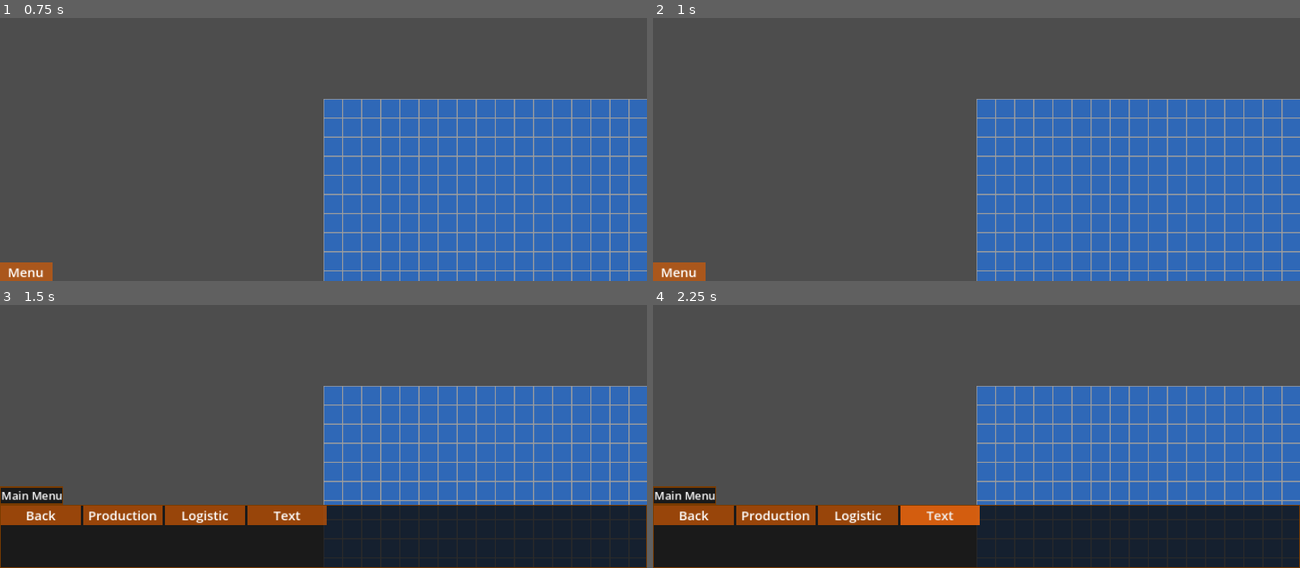
Above: before the commit, frames 1-4 (two rows, left to right).
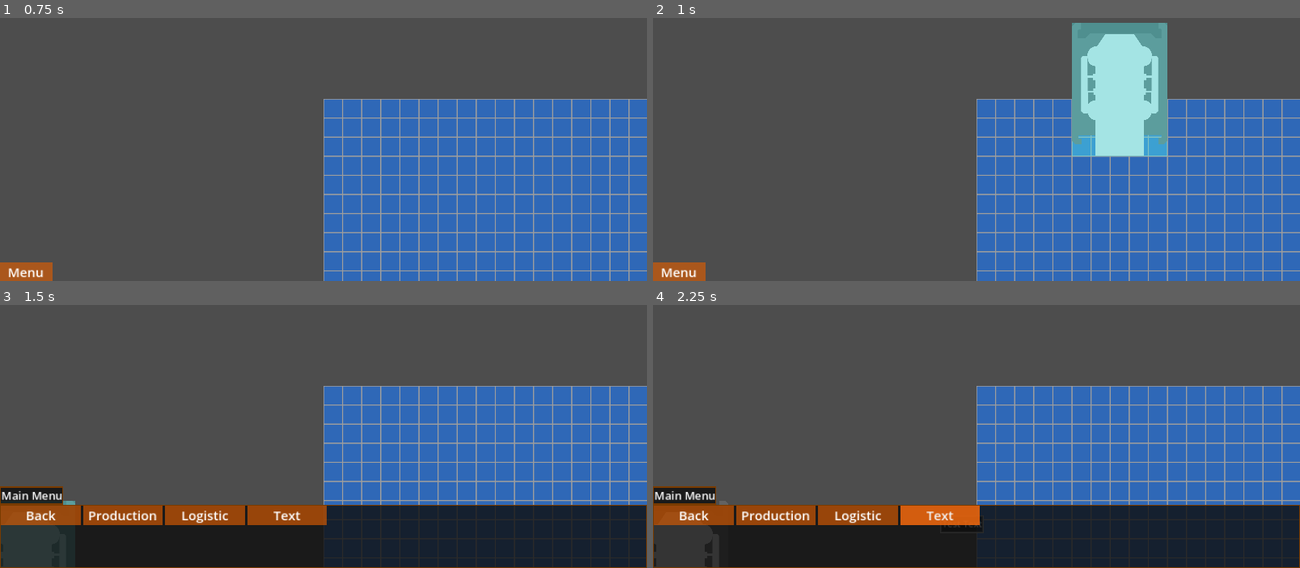
Above: after the commit, the same moments.

Repository: KadseLover/KadsePD-V2
Game: Godot game, scene res://Scenes/print.tscn
Same seed, same stepped clock (60 frames per second), same inputs: the game is played once before the commit and once after it.
Inputs (mouse positions are in pixels of both pictures, inside the frame that each line leads up to):
- Up to frame 1 (0.75 s): tap Enter at 0.5 s; move the mouse to (465, 81) at 0.52 s; press the mouse at (465, 81) at 0.53 s
- Up to frame 2 (1 s): tap C (Constructor, bound only after the commit) at 0.8 s
- Up to frame 3 (1.5 s): release the mouse at (465, 368) at 1.25 s; click "Menu" at 1.25 s
- Up to frame 4 (2.25 s): click "Text" at 2 s

Frame 1 is identical in both runs. In frame 2, 7.5% of the frame differs, in the area x 64-80%, y 1-53%; in frame 3, 1.5%; in frame 4, 1.4%.

Commit message:
Context
+ Context Menu
+ Text
+ Text Edit

Diff:
--- a/kpd/Scenes/print.tscn
+++ b/kpd/Scenes/print.tscn
@@ -1,12 +1,13 @@
-[gd_scene load_steps=19 format=3 uid="uid://bmafffcarojsq"]
+[gd_scene load_steps=20 format=3 uid="uid://bmafffcarojsq"]
 
 [ext_resource type="Script" path="res://Scripts/print.gd" id="1_t1psh"]
 [ext_resource type="Texture2D" uid="uid://c1a07canohjxf" path="res://Assets/Anderes/Sub-Found.png" id="1_v27ud"]
 [ext_resource type="Script" path="res://Scripts/map.gd" id="2_pmsod"]
-[ext_resource type="Script" path="res://Scripts/camera.gd" id="3_37iuq"]
+[ext_resource type="Script" path="res://Scripts/Menus/camera.gd" id="4_shos3"]
 [ext_resource type="Theme" uid="uid://dj32msjjeg33q" path="res://Assets/Anderes/Theme.tres" id="4_yi8w6"]
-[ext_resource type="Script" path="res://Scripts/Menu.gd" id="5_8hfqu"]
+[ext_resource type="Script" path="res://Scripts/Menus/Menu.gd" id="6_g75uk"]
 [ext_resource type="Texture2D" uid="uid://wwiydl0vwgb7" path="res://Assets/Anderes/Ramen.png" id="7_c5o0u"]
+[ext_resource type="Script" path="res://Scripts/Menus/con_menu.gd" id="8_eao22"]
 
 [sub_resource type="TileSetAtlasSource" id="TileSetAtlasSource_h4i4w"]
 texture = ExtResource("1_v27ud")
@@ -56,11 +57,9 @@
 z_index = -1
 tile_set = SubResource("TileSet_kjn6e")
 script = ExtResource("2_pmsod")
-height = 200
-breite = 200
 
 [node name="Camera2D" type="Camera2D" parent="."]
-script = ExtResource("3_37iuq")
+script = ExtResource("4_shos3")
 
 [node name="CanvasLayer" type="CanvasLayer" parent="."]
 
@@ -84,7 +83,7 @@
 offset_right = 1152.0
 offset_bottom = 648.0
 theme = ExtResource("4_yi8w6")
-script = ExtResource("5_8hfqu")
+script = ExtResource("6_g75uk")
 
 [node name="Main" type="GridContainer" parent="CanvasLayer/Container"]
 layout_mode = 2
@@ -194,9 +193,128 @@
 texture = ExtResource("7_c5o0u")
 expand_mode = 1
 
+[node name="Ediors" type="Control" parent="CanvasLayer"]
+layout_mode = 3
+anchors_preset = 8
+anchor_left = 0.5
+anchor_top = 0.5
+anchor_right = 0.5
+anchor_bottom = 0.5
+offset_left = -20.0
+offset_top = -20.0
+offset_right = 20.0
+offset_bottom = 20.0
+grow_horizontal = 2
+grow_vertical = 2
+
+[node name="TextEditor" type="Panel" parent="CanvasLayer/Ediors"]
+visible = false
+layout_mode = 1
+anchors_preset = 8
+anchor_left = 0.5
+anchor_top = 0.5
+anchor_right = 0.5
+anchor_bottom = 0.5
+offset_left = -151.0
+offset_top = -95.0
+offset_right = 151.0
+offset_bottom = 95.0
+grow_horizontal = 2
+grow_vertical = 2
+theme = ExtResource("4_yi8w6")
+
+[node name="Text Edit" type="TextEdit" parent="CanvasLayer/Ediors/TextEditor"]
+layout_mode = 1
+anchors_preset = 8
+anchor_left = 0.5
+anchor_top = 0.5
+anchor_right = 0.5
+anchor_bottom = 0.5
+offset_left = -146.0
+offset_top = -90.5
+offset_right = 146.0
+offset_bottom = 90.5
+grow_horizontal = 2
+grow_vertical = 2
+placeholder_text = "Edit Text"
+
+[node name="Finsh_text" type="Button" parent="CanvasLayer/Ediors/TextEditor"]
+layout_mode = 0
+offset_top = 197.0
+offset_right = 80.0
+offset_bottom = 229.0
+text = "Finish"
+
+[node name="ColorEdit" type="Panel" parent="CanvasLayer/Ediors"]
+visible = false
+layout_mode = 1
+anchors_preset = 8
+anchor_left = 0.5
+anchor_top = 0.5
+anchor_right = 0.5
+anchor_bottom = 0.5
+offset_left = -151.0
+offset_top = -165.0
+offset_right = 151.0
+offset_bottom = 165.0
+grow_horizontal = 2
+grow_vertical = 2
+theme = ExtResource("4_yi8w6")
+
+[node name="ColorPicker" type="ColorPicker" parent="CanvasLayer/Ediors/ColorEdit"]
+layout_mode = 1
+anchors_preset = 8
+anchor_left = 0.5
+anchor_top = 0.5
+anchor_right = 0.5
+anchor_bottom = 0.5
+offset_left = -149.0
+offset_top = -162.0
+offset_right = 149.0
+offset_bottom = 162.0
+grow_horizontal = 2
+grow_vertical = 2
+edit_alpha = false
+color_modes_visible = false
+sliders_visible = false
+presets_visible = false
+
+[node name="Finsh_color" type="Button" parent="CanvasLayer/Ediors/ColorEdit"]
+layout_mode = 0
+offset_left = 2.0
+offset_top = 333.0
+offset_right = 82.0
+offset_bottom = 365.0
+text = "Finish"
+
+[node name="Con_menu" type="PanelContainer" parent="."]
+z_index = 2
+offset_right = 162.0
+offset_bottom = 118.0
+theme = ExtResource("4_yi8w6")
+script = ExtResource("8_eao22")
+
+[node name="GridContainer" type="GridContainer" parent="Con_menu"]
+layout_mode = 2
+size_flags_horizontal = 4
+size_flags_vertical = 4
+
+[node name="Text" type="Button" parent="Con_menu/GridContainer"]
+layout_mode = 2
+text = "Add Text"
+
+[node name="Change Text" type="Button" parent="Con_menu/GridContainer"]
+layout_mode = 2
+text = "Change Text"
+
+[node name="Color" type="Button" parent="Con_menu/GridContainer"]
+layout_mode = 2
+text = "Change Color"
+
 [connection signal="pressed" from="CanvasLayer/Container/Main/Back_men" to="CanvasLayer/Container" method="_on_back_men_pressed"]
 [connection signal="pressed" from="CanvasLayer/Container/Main/Production" to="CanvasLayer/Container" method="_on_production_pressed"]
 [connection signal="pressed" from="CanvasLayer/Container/Main/Logistic" to="CanvasLayer/Container" method="_on_logistic_pressed"]
+[connection signal="pressed" from="CanvasLayer/Container/Main/Text" to="." method="_on_text_pressed"]
 [connection signal="pressed" from="CanvasLayer/Container/Production/Back" to="CanvasLayer/Container" method="_on_back_pressed"]
 [connection signal="pressed" from="CanvasLayer/Container/Production/Constructor" to="." method="_on_constructor_pressed"]
 [connection signal="pressed" from="CanvasLayer/Container/Production/Smelter" to="." method="_on_smelter_pressed"]
@@ -206,3 +324,17 @@
 [connection signal="pressed" from="CanvasLayer/Container/Logistic/Pipe" to="." method="_on_pipe_pressed"]
 [connection signal="pressed" from="CanvasLayer/Container/Logistic/Splitter" to="." method="_on_splitter_pressed"]
 [connection signal="pressed" from="CanvasLayer/Menu" to="CanvasLayer/Container" method="_on_menu_pressed"]
+[connection signal="pressed" from="CanvasLayer/Ediors/TextEditor/Finsh_text" to="Con_menu" method="_on_finsh_text_pressed"]
+[connection signal="pressed" from="CanvasLayer/Ediors/ColorEdit/Finsh_color" to="Con_menu" method="_on_finsh_color_pressed"]
+[connection signal="draw" from="Con_menu" to="Con_menu" method="_on_draw"]
+[connection signal="mouse_entered" from="Con_menu" to="Con_menu" method="_on_mouse_entered"]
+[connection signal="mouse_exited" from="Con_menu" to="Con_menu" method="_on_mouse_exited"]
+[connection signal="mouse_entered" from="Con_menu/GridContainer/Text" to="Con_menu" method="_on_mouse_entered"]
+[connection signal="mouse_exited" from="Con_menu/GridContainer/Text" to="Con_menu" method="_on_mouse_exited"]
+[connection signal="pressed" from="Con_menu/GridContainer/Text" to="Con_menu" method="_on_text_pressed"]
+[connection signal="mouse_entered" from="Con_menu/GridContainer/Change Text" to="Con_menu" method="_on_mouse_entered"]
+[connection signal="mouse_exited" from="Con_menu/GridContainer/Change Text" to="Con_menu" method="_on_mouse_exited"]
+[connection signal="pressed" from="Con_menu/GridContainer/Change Text" to="Con_menu" method="_on_change_text_pressed"]
+[connection signal="mouse_entered" from="Con_menu/GridContainer/Color" to="Con_menu" method="_on_mouse_entered"]
+[connection signal="mouse_exited" from="Con_menu/GridContainer/Color" to="Con_menu" method="_on_mouse_exited"]
+[connection signal="pressed" from="Con_menu/GridContainer/Color" to="Con_menu" method="_on_color_pressed"]
--- /dev/null
+++ b/kpd/Scenes/text.tscn
@@ -0,0 +1,31 @@
+[gd_scene load_steps=4 format=3 uid="uid://dvxjbxwvb40t6"]
+
+[ext_resource type="Theme" uid="uid://dj32msjjeg33q" path="res://Assets/Anderes/Theme.tres" id="1_f46bq"]
+[ext_resource type="Script" path="res://Scripts/Menus/text.gd" id="2_cmlvo"]
+
+[sub_resource type="StyleBoxFlat" id="StyleBoxFlat_1eo0p"]
+bg_color = Color(0, 0, 0, 0.690196)
+border_width_left = 4
+border_width_top = 4
+border_width_right = 4
+border_width_bottom = 4
+border_blend = true
+
+[node name="Text" type="Label"]
+z_index = 1
+clip_contents = true
+anchors_preset = 15
+anchor_right = 1.0
+anchor_bottom = 1.0
+offset_right = -904.0
+offset_bottom = -615.0
+grow_horizontal = 2
+grow_vertical = 2
+mouse_filter = 1
+theme = ExtResource("1_f46bq")
+theme_override_styles/normal = SubResource("StyleBoxFlat_1eo0p")
+text = "Test Text"
+script = ExtResource("2_cmlvo")
+
+[connection signal="mouse_entered" from="." to="." method="_on_mouse_entered"]
+[connection signal="mouse_exited" from="." to="." method="_on_mouse_exited"]
--- a/kpd/Scripts/Menu.gd
+++ b/kpd/Scripts/Menus/Menu.gd
@@ -41,3 +41,7 @@
 	hide()
 	label_dings.hide()
 	menu.show()
+
+
+func _on_text_pressed() -> void:
+	pass # Replace with function body.
--- a/kpd/Scripts/camera.gd
+++ b/kpd/Scripts/Menus/camera.gd
@@ -14,6 +14,8 @@
 	#Kamera Zentrieren
 	Cam_y = position.y
 	Cam_x = position.x
+
+	Global.connect("rad_focus", focus_rad)
 
 func _input(event: InputEvent) -> void:
 	#Mouse Movement
@@ -65,3 +67,6 @@
 			_zoom -= zoom_str
 			zoom_scale += zoom_str
 			self.set_zoom(Vector2(_zoom, _zoom))
+
+func focus_rad():
+	position = get_global_mouse_position()
--- /dev/null
+++ b/kpd/Scripts/Menus/con_menu.gd
@@ -0,0 +1,64 @@
+extends PanelContainer
+
+@onready var print: Node2D = $".."
+@onready var text: Button = $GridContainer/Text
+@onready var color: Button = $GridContainer/Color
+@onready var change_text: Button = $"GridContainer/Change Text"
+var TEXT = preload("res://Scenes/text.tscn")
+@onready var text_editor: Panel = $"../CanvasLayer/Ediors/TextEditor"
+@onready var color_edit: Panel = $"../CanvasLayer/Ediors/ColorEdit"
+
+var mouse_in
+var edit_text
+var edit_color
+
+func _ready() -> void:
+	pass
+
+func _input(event: InputEvent) -> void:
+	if Input.is_action_just_pressed("LMB") and !mouse_in:
+		hide()
+
+func _process(delta: float) -> void:
+	pass
+
+func _on_text_pressed() -> void:
+	var new_text = TEXT.instantiate()
+	new_text.position = get_global_mouse_position()
+	print.add_child(new_text)
+	hide()
+
+func _on_change_text_pressed() -> void:
+	text_editor.show()
+	Global.in_menu = true
+
+func _on_color_pressed() -> void:
+	color_edit.show()
+	Global.in_menu = true
+
+func _on_mouse_exited() -> void:
+	mouse_in = false
+	Global.con_menu_mouse = false
+
+func _on_mouse_entered() -> void:
+	mouse_in = true
+	Global.con_menu_mouse = true
+
+func _on_finsh_color_pressed() -> void:
+	edit_color = $"../CanvasLayer/Ediors/ColorEdit/ColorPicker".color
+	print(edit_color)
+	color_edit.hide()
+	Global.in_menu = false
+
+func _on_finsh_text_pressed() -> void:
+	edit_text = $"../CanvasLayer/Ediors/TextEditor/Text Edit".text
+	Global.new_text = edit_text
+	Global.emit_signal("change_text")
+	text_editor.hide()
+	Global.in_menu = false
+
+func _on_draw() -> void:
+	if Global.text_focus:
+		change_text.disabled = false
+	else:
+		change_text.disabled = true
--- /dev/null
+++ b/kpd/Scripts/Menus/text.gd
@@ -0,0 +1,49 @@
+extends Label
+
+
+var mouse_in = false
+var dragging
+var offset_
+var spawnt
+var selectet
+
+func _ready() -> void:
+	spawnt = true
+	Global.connect("change_text", update)
+
+func _input(event: InputEvent) -> void:
+	if Input.is_action_just_pressed("LMB") and mouse_in:
+		dragging = true
+		offset_ = position - get_global_mouse_position()
+
+	if Input.is_action_just_pressed("LMB") and !mouse_in and !Global.con_menu_mouse and !Global.in_menu:
+		selectet = false
+		modulate = Color.WHITE
+
+	if !Input.is_action_pressed("LMB"):
+		dragging = false
+
+	if Input.is_action_just_pressed("RMB") and mouse_in:
+		selectet = true
+		modulate = Color.YELLOW
+
+func _process(delta: float) -> void:
+	if  spawnt:
+		position = get_global_mouse_position()
+		if Input.is_action_just_pressed("LMB"):
+			spawnt = false
+	if dragging:
+		position = get_global_mouse_position() + offset_
+
+func update():
+	if selectet:
+		text = Global.new_text
+
+func _on_mouse_entered() -> void:
+	mouse_in = true
+	Global.text_focus = true
+
+
+func _on_mouse_exited() -> void:
+	mouse_in = false
+	Global.text_focus = false
--- a/kpd/Scripts/building.gd
+++ b/kpd/Scripts/building.gd
@@ -22,6 +22,7 @@
 	if !Input.is_action_pressed("LMB"):
 		top_level = false
 		dragging = false
+
 
 func _process(delta: float) -> void:
 	if spawnt:
--- a/kpd/Scripts/global.gd
+++ b/kpd/Scripts/global.gd
@@ -8,6 +8,12 @@
 var id
 var id_belt
 var can_get_back
+var text_focus
+var new_text
+var con_menu_mouse
+var in_menu
 
 signal light_cancel_belt
 signal light_cancel_pipe
+signal rad_focus
+signal change_text
--- a/kpd/Scripts/map.gd
+++ b/kpd/Scripts/map.gd
@@ -3,8 +3,8 @@
 
 var local_pos
 var pos = Vector2i()
-@export var height = 100
-@export var breite = 100
+var height = 400
+var breite = 400
 
 func _ready() -> void:
 	fill()
@@ -31,4 +31,4 @@
 	for i in breite:
 		set_cell(pos, 1, Vector2(0,0),0)
 		pos.x += 1
-	print(pos)
+	#print(pos)
--- a/kpd/Scripts/print.gd
+++ b/kpd/Scripts/print.gd
@@ -2,17 +2,21 @@
 
 @onready var fps: Label = $CanvasLayer/fps
 @onready var del_ramen: TextureRect = $CanvasLayer/del_ramen
+@onready var Con_menu: PanelContainer = $Con_menu
 var PIPE = preload("res://Scenes/pipe.tscn")
-var CONSTRUCTOR = preload("res://Scenes/constructor.tscn")
-var FOUNDRY = preload("res://Scenes/foundry.tscn")
-var SMELTER = preload("res://Scenes/smelter.tscn")
-var SPLITTER = preload("res://Scenes/splitter.tscn")
+var CONSTRUCTOR = preload("res://Scenes/Buildings/constructor.tscn")
+var FOUNDRY = preload("res://Scenes/Buildings/foundry.tscn")
+var SMELTER = preload("res://Scenes/Buildings/smelter.tscn")
+var SPLITTER = preload("res://Scenes/Buildings/splitter.tscn")
 var BELT = preload("res://Scenes/belt.tscn")
+var TEXT = preload("res://Scenes/text.tscn")
 
 func _ready() -> void:
 	Global.connect("light_cancel_belt", belt_cancel)
 	Global.connect("light_cancel_pipe", pipe_cancel)
 	fps.hide()
+	Con_menu.hide()
+
 
 func _process(delta: float) -> void:
 	fps.set_text("FPS: %d" % Engine.get_frames_per_second())
@@ -22,6 +26,9 @@
 		fps.show()
 	if Input.is_action_just_pressed("hide_fps"):
 		fps.hide()
+
+	if Global.in_menu:
+		return
 
 	if Input.is_action_just_pressed("Belts"):
 		spawn_belt()
@@ -33,11 +40,33 @@
 		Global.delete_mode = false
 		del_ramen.hide()
 
+	if Input.is_action_just_pressed("RMB"):
+		Con_menu.hide()
+		Con_menu.show()
+		Con_menu.position = get_global_mouse_position()
+
 	if Input.is_action_just_pressed("Belts"):
 		spawn_belt()
 
 	if Input.is_action_just_pressed("Pipe"):
 		spawn_pipe()
+
+	if Input.is_action_just_pressed("Constructor"):
+		spawn_constructor()
+
+	if Input.is_action_just_pressed("Foundry"):
+		spawn_foundry()
+
+	if Input.is_action_just_pressed("Smelter"):
+		spawn_smelter()
+
+	if Input.is_action_just_pressed("Splitter"):
+		spawn_splitter()
+
+func spawn_text():
+	var new_text = TEXT.instantiate()
+	new_text.position = get_global_mouse_position()
+	add_child(new_text)
 
 func belt_cancel():
 	Global.building = true
@@ -100,3 +129,6 @@
 
 func _on_pipe_pressed() -> void:
 	spawn_pipe()
+
+func _on_text_pressed() -> void:
+	spawn_text()
--- a/kpd/project.godot
+++ b/kpd/project.godot
@@ -105,6 +105,36 @@
 "events": [Object(InputEventKey,"resource_local_to_scene":false,"resource_name":"","device":-1,"window_id":0,"alt_press …(192 unchanged characters)…
 ]
 }
+rotate={
+"deadzone": 0.5,
+"events": [Object(InputEventKey,"resource_local_to_scene":false,"resource_name":"","device":-1,"window_id":0,"alt_pressed":false,"shift_pressed":false,"ctrl_pressed":false,"meta_pressed":false,"pressed":false,"keycode":0,"physical_keycode":82,"key_label":0,"unicode":114,"location":0,"echo":false,"script":null)
+]
+}
+Constructor={
+"deadzone": 0.5,
+"events": [Object(InputEventKey,"resource_local_to_scene":false,"resource_name":"","device":-1,"window_id":0,"alt_pressed":false,"shift_pressed":false,"ctrl_pressed":false,"meta_pressed":false,"pressed":false,"keycode":0,"physical_keycode":67,"key_label":0,"unicode":99,"location":0,"echo":false,"script":null)
+]
+}
+Smelter={
+"deadzone": 0.5,
+"events": [Object(InputEventKey,"resource_local_to_scene":false,"resource_name":"","device":-1,"window_id":0,"alt_pressed":false,"shift_pressed":false,"ctrl_pressed":false,"meta_pressed":false,"pressed":false,"keycode":0,"physical_keycode":83,"key_label":0,"unicode":115,"location":0,"echo":false,"script":null)
+]
+}
+Splitter={
+"deadzone": 0.5,
+"events": [Object(InputEventKey,"resource_local_to_scene":false,"resource_name":"","device":-1,"window_id":0,"alt_pressed":false,"shift_pressed":false,"ctrl_pressed":true,"meta_pressed":false,"pressed":false,"keycode":0,"physical_keycode":83,"key_label":0,"unicode":0,"location":0,"echo":false,"script":null)
+]
+}
+Foundry={
+"deadzone": 0.5,
+"events": [Object(InputEventKey,"resource_local_to_scene":false,"resource_name":"","device":-1,"window_id":0,"alt_pressed":false,"shift_pressed":false,"ctrl_pressed":false,"meta_pressed":false,"pressed":false,"keycode":0,"physical_keycode":70,"key_label":0,"unicode":102,"location":0,"echo":false,"script":null)
+]
+}
+RMB={
+"deadzone": 0.5,
+"events": [Object(InputEventMouseButton,"resource_local_to_scene":false,"resource_name":"","device":-1,"window_id":0,"alt_pressed":false,"shift_pressed":false,"ctrl_pressed":false,"meta_pressed":false,"button_mask":2,"position":Vector2(323, 16),"global_position":Vector2(332, 62),"factor":1.0,"button_index":2,"canceled":false,"pressed":true,"double_click":false,"script":null)
+]
+}
 
 [rendering]
 
Renamed: kpd/Scenes/constructor.tscn -> kpd/Scenes/Buildings/constructor.tscn
Renamed: kpd/Scenes/foundry.tscn -> kpd/Scenes/Buildings/foundry.tscn
Renamed: kpd/Scenes/smelter.tscn -> kpd/Scenes/Buildings/smelter.tscn
Renamed: kpd/Scenes/splitter.tscn -> kpd/Scenes/Buildings/splitter.tscn
